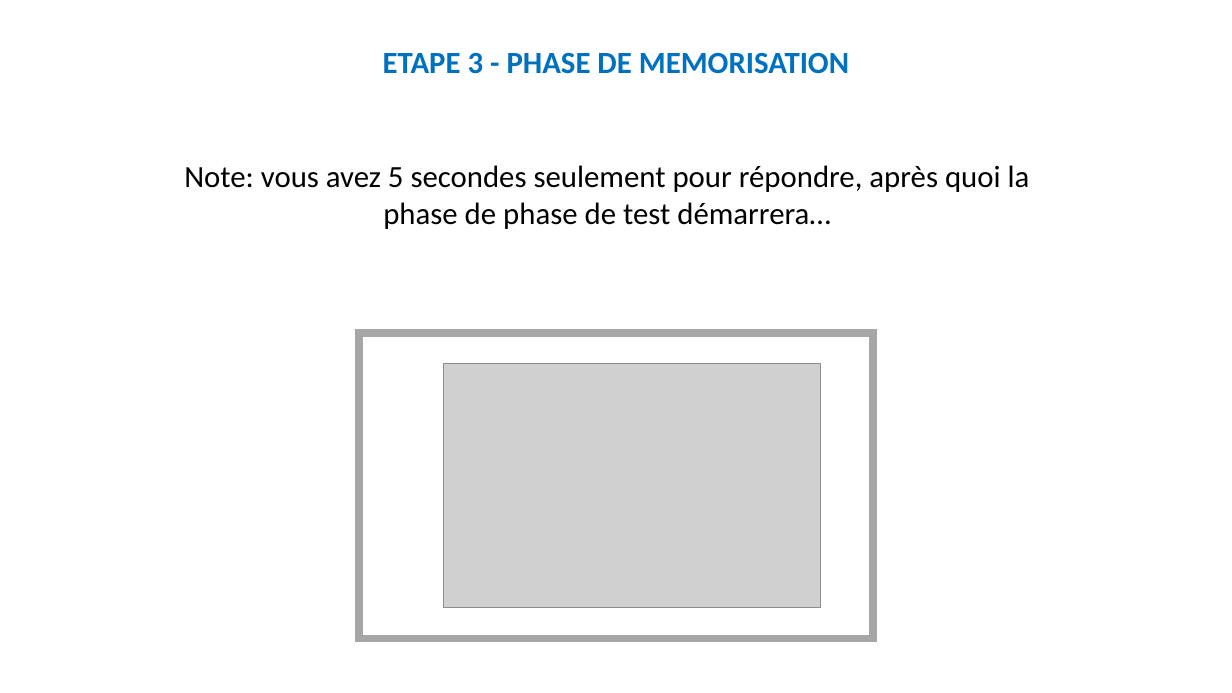
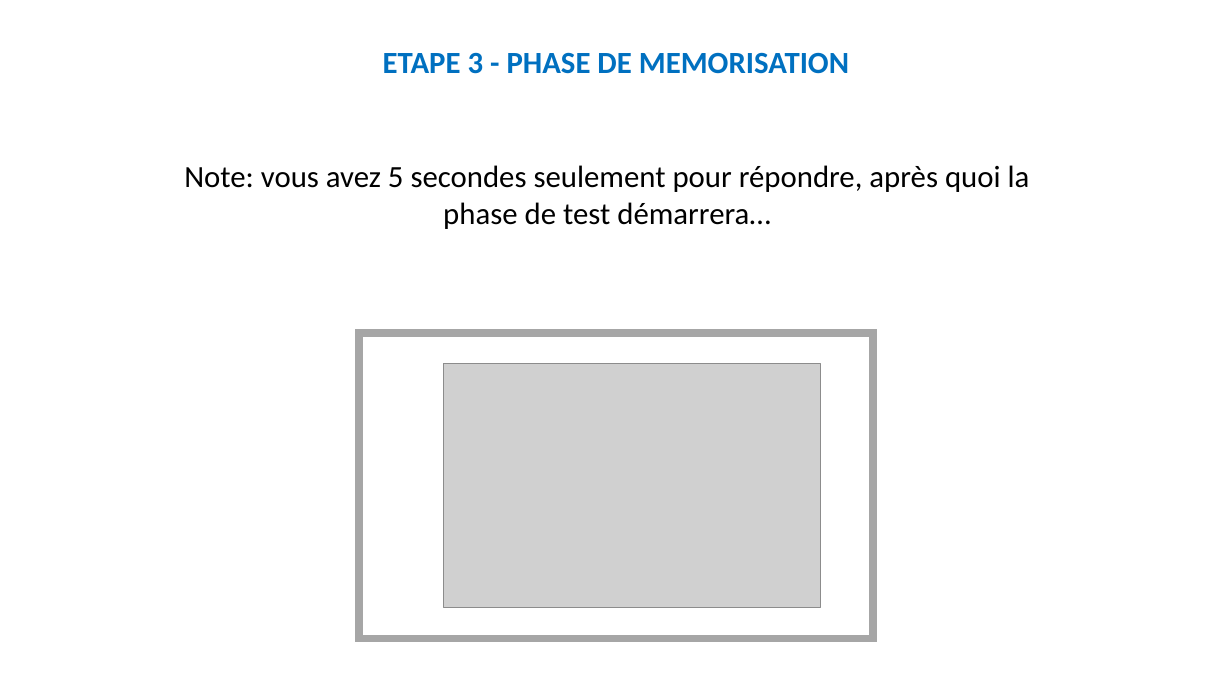
Before and after one commit to MBB-team/Online_Testing, a slide deck: slide 23 of src/SE_glioma/Stimuli/Instructions_new_patient.pptx. Drawn at 1232x693 pixels with LibreOffice and Linux fonts; fonts in the diff are those of the drawing; grey boxes stand for pictures. Boxes give left, top, right and bottom in pixels: in the first picture for what was removed or moved away, otherwise in the second. Text is boxed around its words. In the diff, an @@ line names an element or a change of style, - is before the commit and + after.

```diff
--- a/src/SE_glioma/Stimuli/Instructions_new_patient.pptx
+++ b/src/SE_glioma/Stimuli/Instructions_new_patient.pptx
@@ text at [184, 165, 1030, 229]: text changed @@
-Note: vous avez 5 secondes seulement pour répondre, après quoi la phase de phase de test démarrera…
+Note: vous avez 5 secondes seulement pour répondre, après quoi la phase de test démarrera…
```
Also in this commit, not shown: 1 other slide changed, 1 other file.
